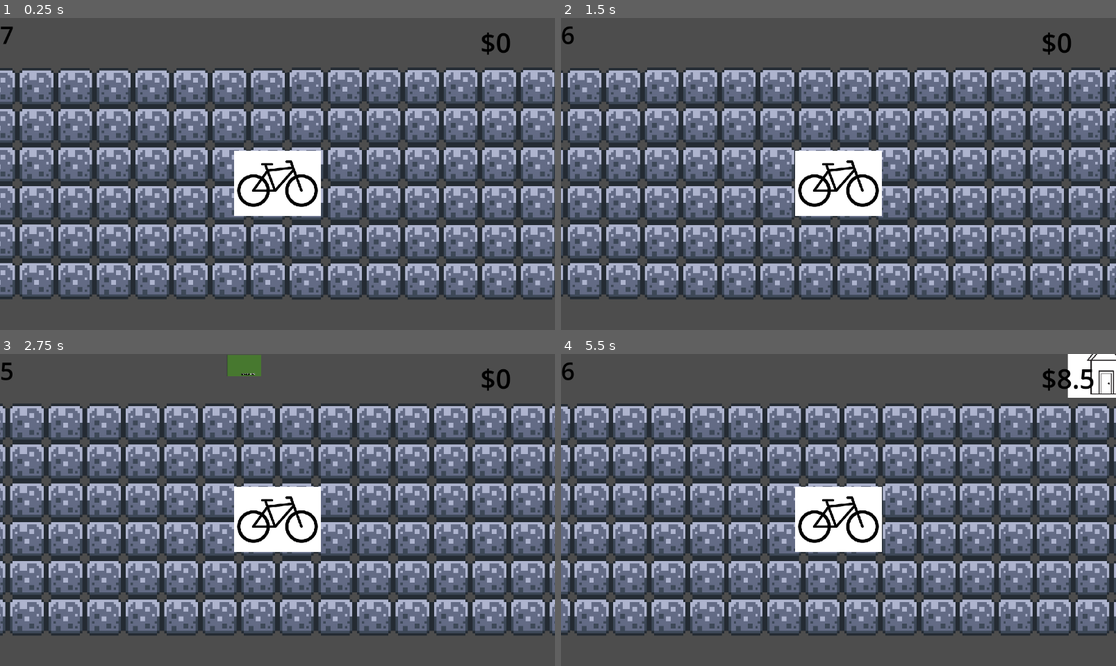
Above: before the commit, frames 1-4 (two rows, left to right).
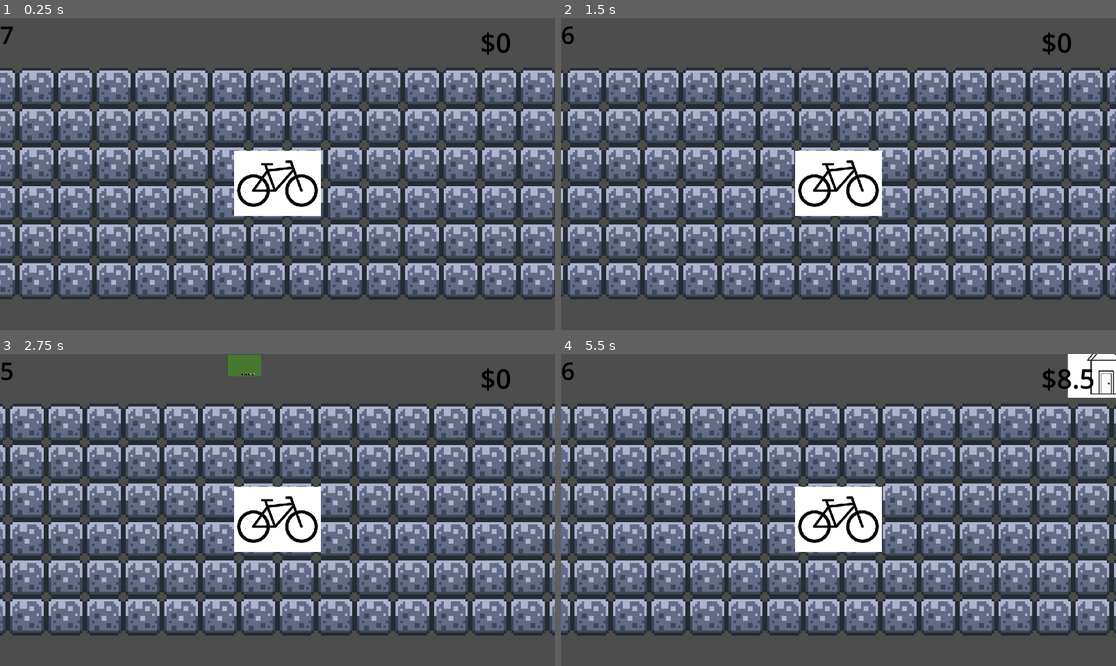
Above: after the commit, the same moments.

Repository: andreaTheCoder/brackeysgamejam
Game: Godot game, scene res://scenes/game.tscn
Same seed, same stepped clock (60 frames per second), same inputs: the game is played once before the commit and once after it.
Inputs:
- Up to frame 1 (0.25 s): no input
- Up to frame 2 (1.5 s): tap Enter at 0.5 s; hold Right (forward) 0.53-1.28 s; hold Space (button) 0.53-1.28 s; hold Left (backward) from 1.28 s (still down); tap Shift (deliver) at 1.35 s
- Up to frame 3 (2.75 s): release Left (backward) at 2.03 s; hold Right (forward) from 2.03 s (still down); hold Space (button) from 2.03 s (still down)
- Up to frame 4 (5.5 s): release Space (button) at 2.78 s; tap Shift (deliver) at 2.85, 5.1 s; release Right (forward) at 3.5 s; click "Next Delivery!" at 3.5 s; tap R (reset) at 4.25 s; hold Space (button) 4.28-5.03 s; hold Left (backward) from 4.28 s (still down)

The runs differ from the first frame. In frame 1, 1.9% of the frame differs, in the area x 51-100%, y 16-90%; in frame 2, 3.3%; in frame 3, 3.9%; in frame 4, 4.6%, in the area x 2-100%, y 16-90%.

Commit message:
Changed collision sizes and fixed infinite speed glitches

Diff:
--- a/scenes/chunk.tscn
+++ b/scenes/chunk.tscn
@@ -137,7 +137,7 @@
 sources/0 = SubResource("TileSetAtlasSource_8qan7")
 
 [sub_resource type="RectangleShape2D" id="RectangleShape2D_t6mhj"]
-size = Vector2(20, 125.5)
+size = Vector2(256, 100)
 
 [node name="Chunk" type="Node2D"]
 
@@ -146,12 +146,11 @@
 tile_set = SubResource("TileSet_t6mhj")
 
 [node name="New Chunk Spawn Detector" type="Area2D" parent="."]
-position = Vector2(24, 0)
 collision_mask = 2
 script = ExtResource("2_c3gog")
 
 [node name="CollisionShape2D" type="CollisionShape2D" parent="New Chunk Spawn Detector"]
-position = Vector2(-4, -3)
+position = Vector2(128, 0)
 shape = SubResource("RectangleShape2D_t6mhj")
 
 [connection signal="body_entered" from="New Chunk Spawn Detector" to="New Chunk Spawn Detector" method="_on_body_entered"]
--- a/scenes/game.tscn
+++ b/scenes/game.tscn
@@ -51,7 +51,7 @@
 zoom = Vector2(10, 10)
 
 [node name="Spawner" parent="Bike" instance=ExtResource("2_iywne")]
-position = Vector2(-60, 0)
+position = Vector2(-60, 1)
 
 [node name="Spawner2" parent="Bike" instance=ExtResource("2_iywne")]
 position = Vector2(-60, -16)
--- a/scenes/target_house.tscn
+++ b/scenes/target_house.tscn
@@ -4,7 +4,7 @@
 [ext_resource type="Texture2D" uid="uid://b7s8lnjyghdgr" path="res://assets/house.jpg" id="2_ckt2h"]
 
 [sub_resource type="RectangleShape2D" id="RectangleShape2D_4hs0r"]
-size = Vector2(83, 1000)
+size = Vector2(29.5, 77.25)
 
 [node name="target_house" type="Area2D"]
 collision_layer = 2
@@ -16,7 +16,7 @@
 texture = ExtResource("2_ckt2h")
 
 [node name="CollisionShape2D" type="CollisionShape2D" parent="."]
-position = Vector2(9.5, -1)
+position = Vector2(0, 18.375)
 shape = SubResource("RectangleShape2D_4hs0r")
 
 [connection signal="body_entered" from="." to="." method="_on_body_entered"]
--- a/scripts/Chunks.gd
+++ b/scripts/Chunks.gd
@@ -2,9 +2,8 @@
 
 @onready var game: Node2D = $"."
 var chunk_template = preload("res://scenes/chunk.tscn")
-var chunk_num = 1
 
 func _on_body_entered(_body: Node2D) -> void:
 	var chunk = chunk_template.instantiate()
-	chunk.position.x = chunk_num * 256
+	chunk.position.x = 256
 	get_parent().call_deferred("add_child", chunk)
--- a/scripts/bike.gd
+++ b/scripts/bike.gd
@@ -3,7 +3,7 @@
 # X direction movement
 const X_BACKWARDS_SLOW = .5
 const DECEL_SPEED = 5
-const BACKWARDS_MAX_SPEED = 2000# rate at which you decelerate when spacebar is let go
+const BACKWARDS_MAX_SPEED = -200# rate at which you decelerate when spacebar is let go
 const X_ACCEL = 100.0 # X direction acceleration
 const MAX_SPEED = 400
 const X_DECEL = 100 # rate at which you decelerate when spacebar is let go
@@ -19,16 +19,16 @@
 func _physics_process(delta: float) -> void:
 	# Handle forward movement.
 	if Input.is_action_pressed("forward") and not stunned:
-		velocity.x += clamp(X_ACCEL*delta, 0, MAX_SPEED) # Add the acceleration to the speed, but only until max speed
+		velocity.x = clamp(velocity.x + X_ACCEL * delta, BACKWARDS_MAX_SPEED, MAX_SPEED) # Add the acceleration to the speed, but only until max speed
 	elif Input.is_action_pressed("backward") and not stunned:
-		velocity.x -= clamp(X_ACCEL*X_BACKWARDS_SLOW*delta, 0, BACKWARDS_MAX_SPEED)
+		velocity.x = clamp(velocity.x - X_ACCEL * X_BACKWARDS_SLOW * delta, BACKWARDS_MAX_SPEED, MAX_SPEED)
 	else:
 		velocity.x = move_toward(velocity.x, 0, DECEL_SPEED)
 	# Handle up/down movement
 	if Input.is_action_pressed("up") and not stunned:
-		velocity.y -= clamp(X_ACCEL * delta, 0, MAX_SPEED) # Add the acceleration to the speed, but only until max speed
+		velocity.y = clamp(velocity.y - X_ACCEL * delta, BACKWARDS_MAX_SPEED, MAX_SPEED) # Add the acceleration to the speed, but only until max speed
 	elif Input.is_action_pressed("down") and not stunned:
-		velocity.y += clamp(X_ACCEL* delta, 0, MAX_SPEED) # Add the acceleration to the speed, but only until max speed
+		velocity.y = clamp(velocity.y + X_ACCEL * delta, BACKWARDS_MAX_SPEED, MAX_SPEED) # Add the acceleration to the speed, but only until max speed
 	else:
 		velocity.y = move_toward(velocity.y, 0, Y_DECEL) # moves velocity towards 0, slowing it down every from by 10 when not pressing up or down
 
